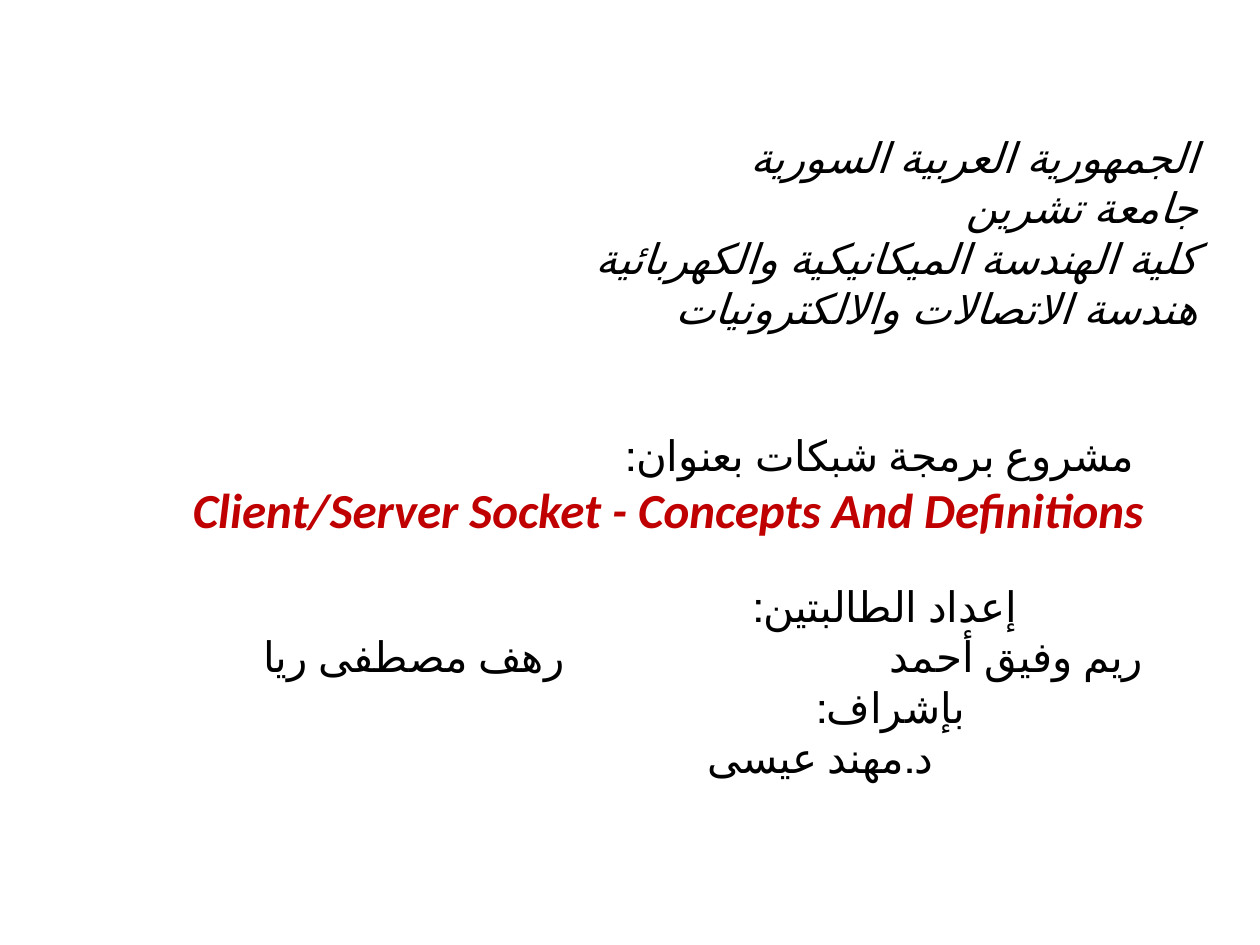
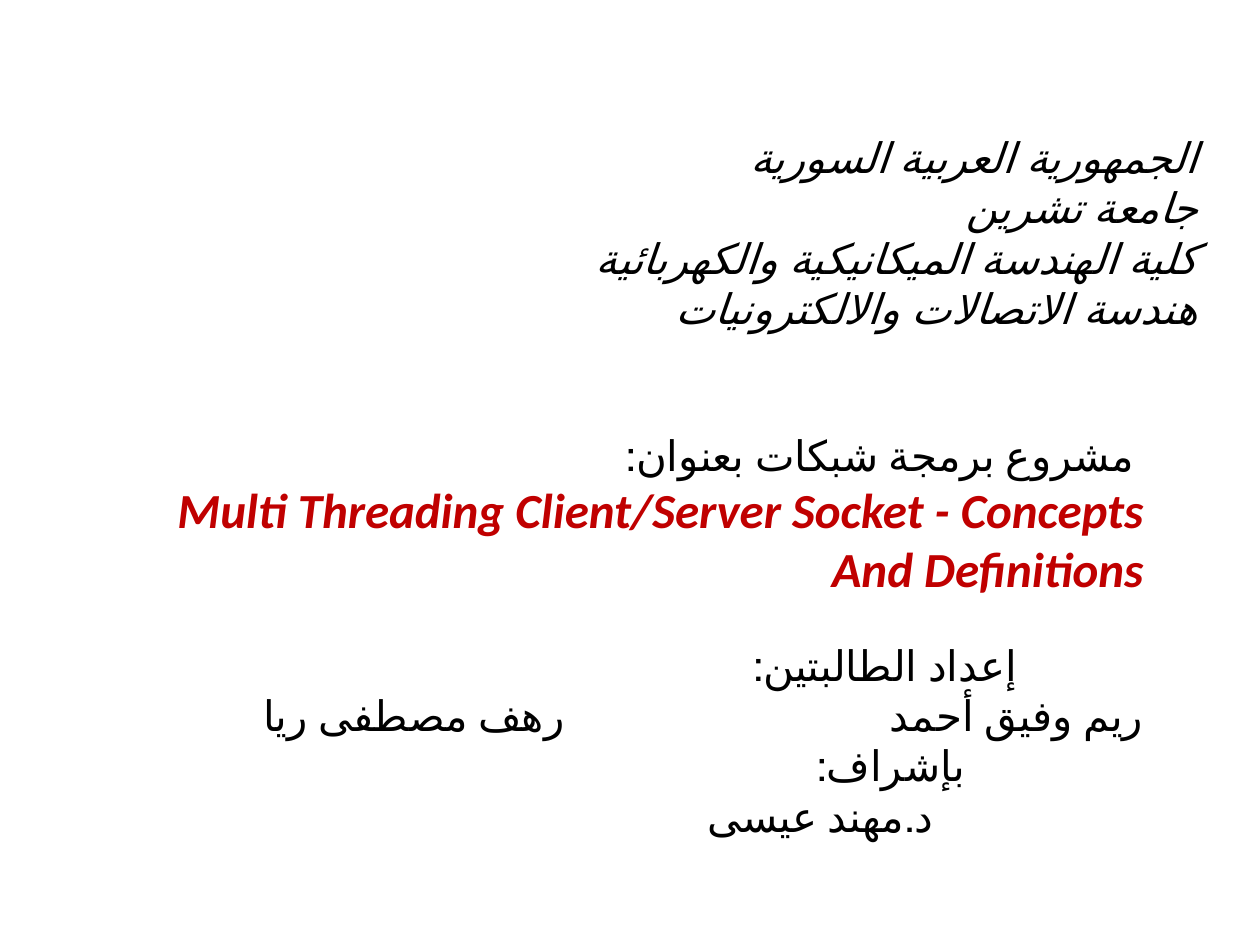
Before and after one commit to ReemAhmad96/client-server-socket, a slide deck: slide 1 of socket.pptx. Drawn at 1260x945 pixels with LibreOffice and Linux fonts; fonts in the diff are those of the drawing. Boxes give left, top, right and bottom in pixels: in the first picture for what was removed or moved away, otherwise in the second. Text is boxed around its words. In the diff, an @@ line names an element or a change of style, - is before the commit and + after.

```diff
--- a/socket.pptx
+++ b/socket.pptx
@@ text at (177, 493, 1144, 593): text changed @@
-Client/Server Socket - Concepts And Definitions
+Multi Threading Client/Server Socket - Concepts And Definitions
```
Also in this commit, not shown: 3 slides added, 2 slides removed, 7 other files.
